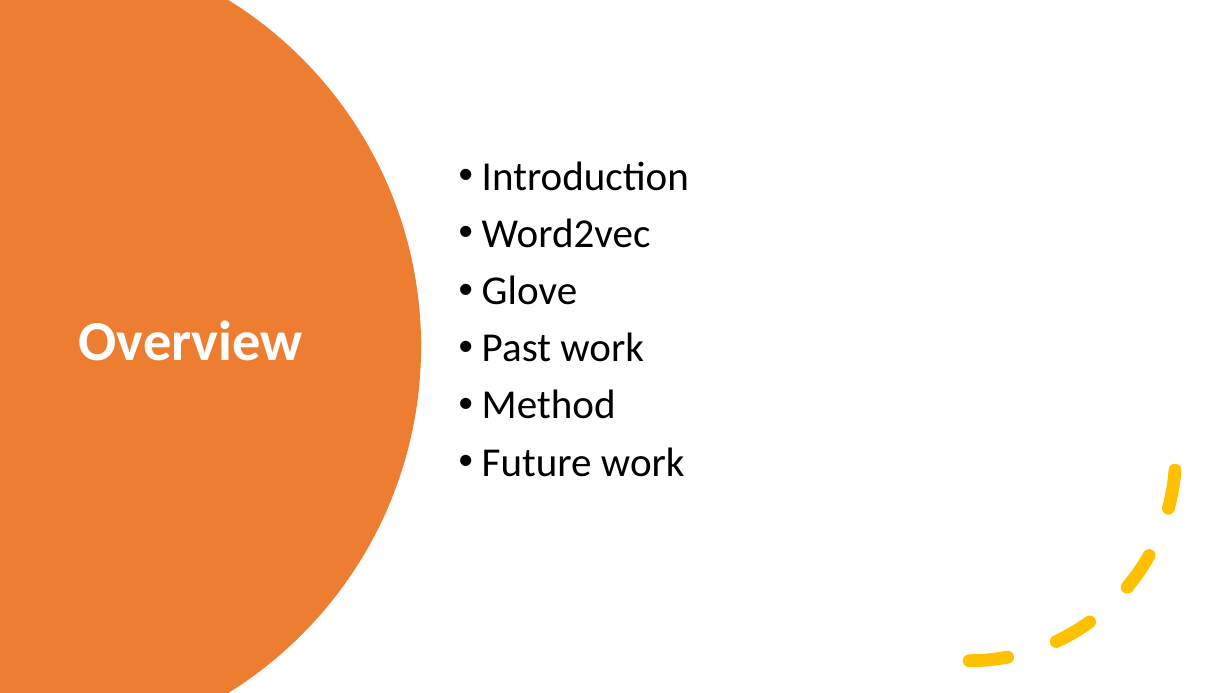
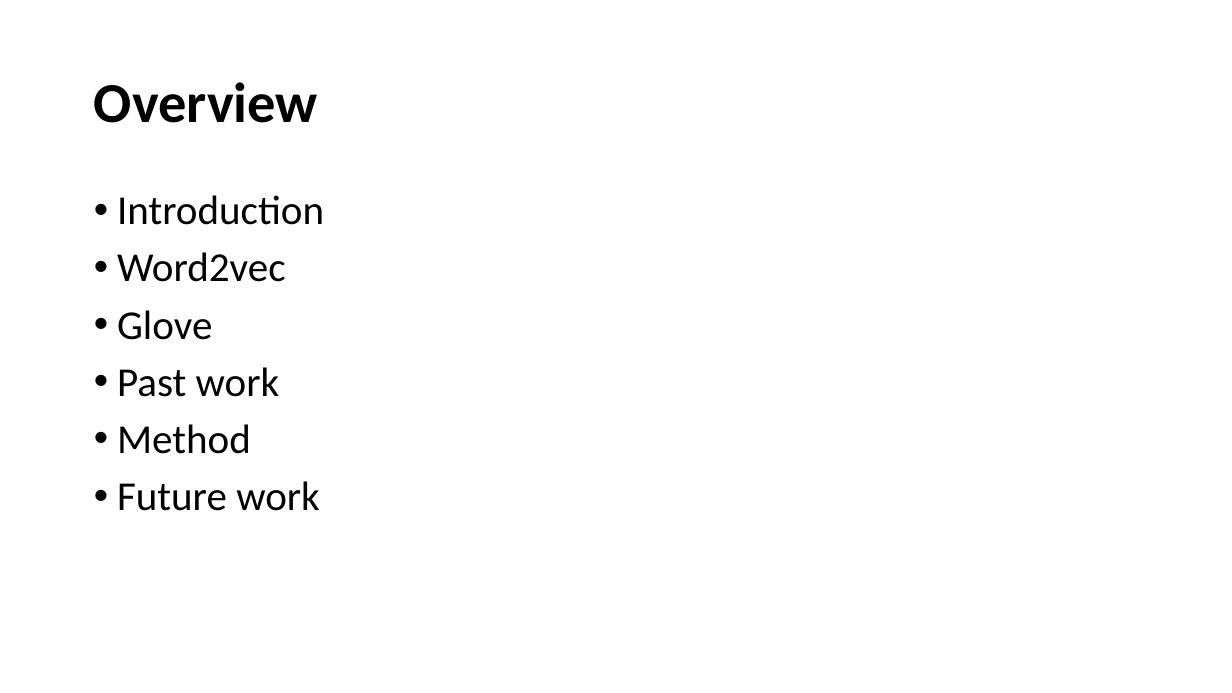
Before and after one commit to chensh3/word2vec_vs_glove, a slide deck: slide 2 of mid_term.pptx. Drawn at 1232x693 pixels with LibreOffice and Linux fonts; fonts in the diff are those of the drawing. Boxes give left, top, right and bottom in pixels: in the first picture for what was removed or moved away, otherwise in the second. Text is boxed around its words. In the diff, an @@ line names an element or a change of style, - is before the commit and + after.

```diff
--- a/mid_term.pptx
+++ b/mid_term.pptx
@@ freeform shape removed at [0, 0, 421, 693] @@
@@ title "Overview": place and size @@
-title "Overview" at [79, 320, 303, 361]
+title "Overview" at [94, 82, 318, 123]
@@ title "Overview" at [94, 82, 318, 123]: text colour #FFFFFF to #000000 @@
@@ text "Introduction": place and size @@
-text "Introduction" at [482, 161, 689, 477]
+text "Introduction" at [117, 195, 324, 511]
@@ text "Introduction" at [117, 195, 324, 511]: vertical alignment middle to top @@
@@ arc (boxed as its full ellipse) removed at [763, 249, 1177, 662] @@
```
Also in this commit, not shown: 4 other slides changed, 6 slides added, 5 slides removed, 7 other files.
